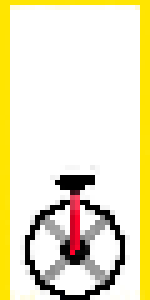
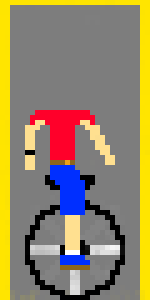
Layers edited between the first and the second (150, 300) image:
added group "Rider" with 5 layers above "Background" over [20, 110, 130, 300]
added layer "Body" in group "Rider" over [20, 110, 115, 170]
added layer "Front Leg" in group "Rider" over [50, 165, 90, 270]
moved "Unicycle" into group "Rider", painted on it over [20, 165, 130, 300]
added group "Background" with 3 layers over [5, 0, 150, 300]
moved "Collision" into group "Background", painted on it over [5, 0, 150, 300]
added layer "Layer 2" (51%) in group "Background" over [5, 0, 150, 300]
added layer "Layer 1" in group "Background" over [5, 0, 150, 300]
